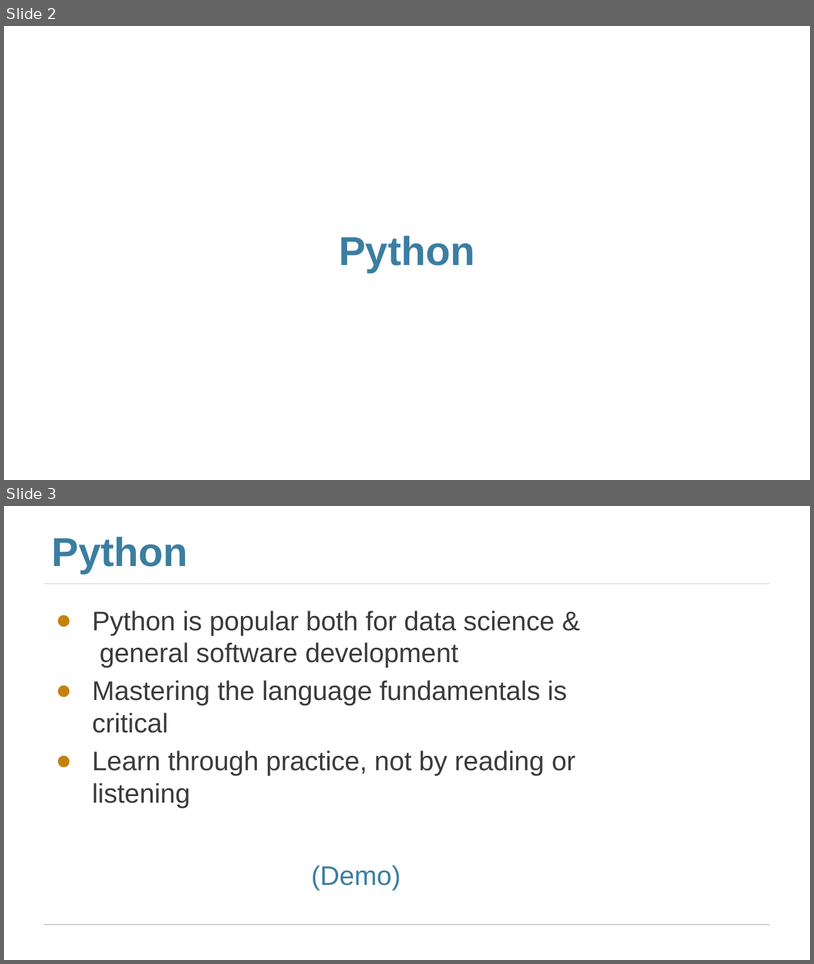
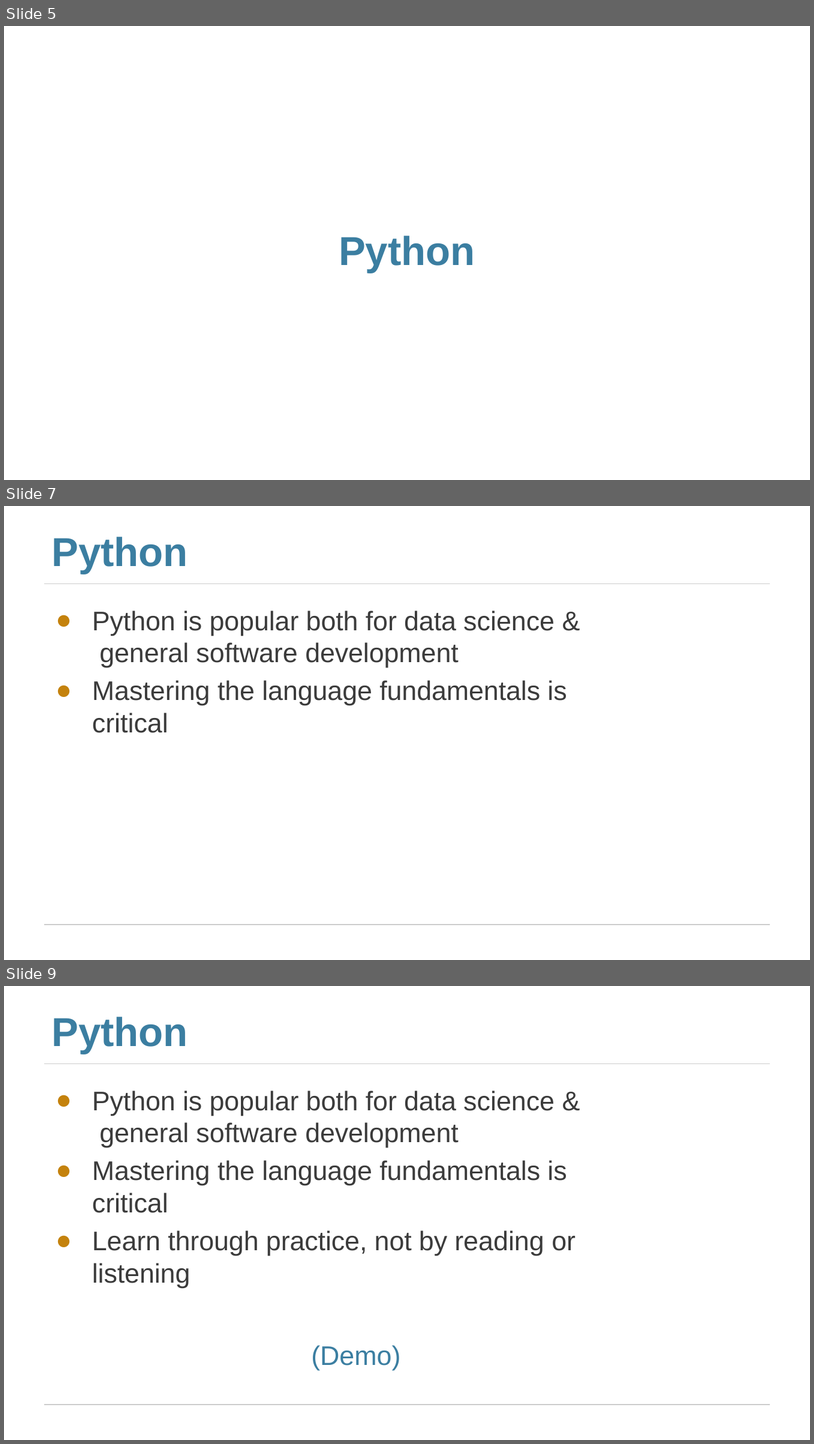
Before and after one commit to jhb10c/d8publicmaterials, a slide deck: Lectures/lec03_Tables.pptx. Shown one above the other, each under a label of ours: slides 2 and 3 before the commit, slides 5, 7 and 9 after it; the slides between them are not shown. The pictures are 814x964 and 814x1444 pixels, drawn with LibreOffice and Linux fonts; fonts in the diff are those of the drawing. Boxes give left, top, right and bottom in pixels: in the first picture for what was removed or moved away, otherwise in the second. Text is boxed around its words. In the diff, an @@ line names an element or a change of style, - is before the commit and + after.

```diff
--- a/Lectures/lec03_Tables.pptx
+++ b/Lectures/lec03_Tables.pptx
@@ slide 7 added at box(4, 506, 810, 960), background #FFFFFF; not listed: 2 template elements that a slide beside it also shows @@
@@ title added at box(52, 537, 188, 574), 36 pt, text #3B7EA1, bold @@
+Python
@@ text added at box(92, 610, 567, 733), 24 pt, text #3B3B3B @@
+● Python is popular both for data science & general software development
+● Mastering the language fundamentals is critical
@@ what was slide 2 is now slide 5 @@
@@ what was slide 3 is now slide 9 @@
```
Also in this commit, not shown: 2 slides changed, 12 other slides added, 3 other files.
